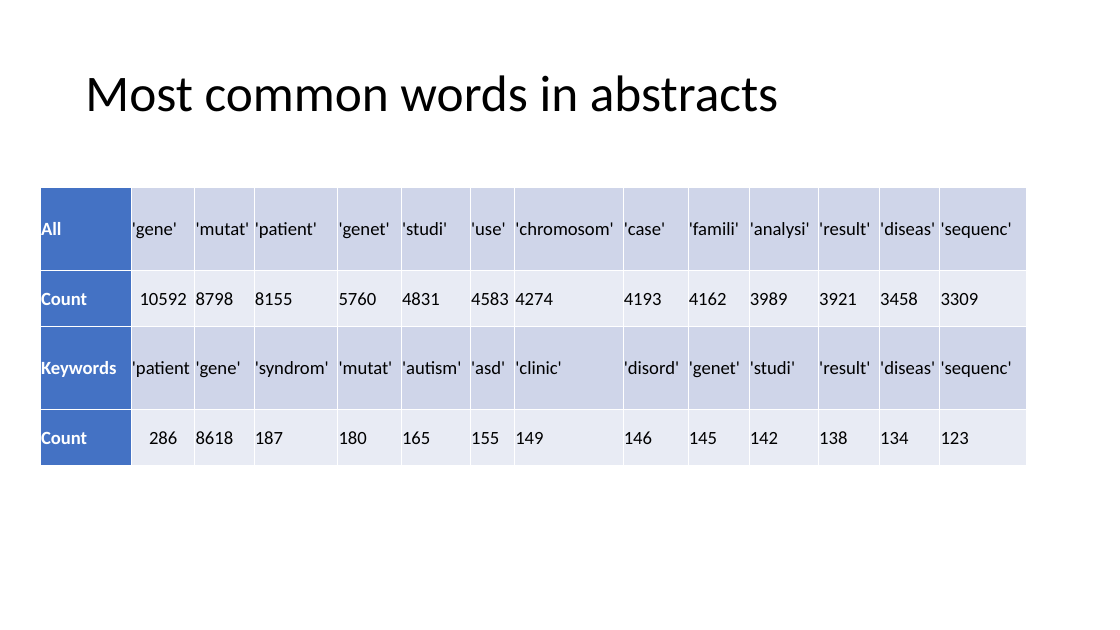
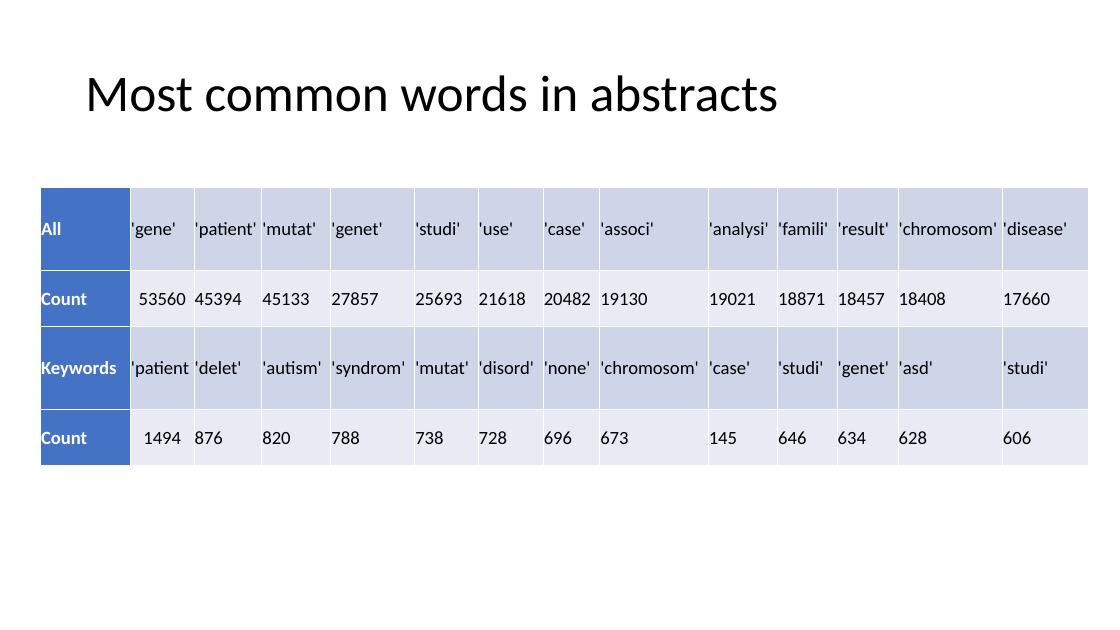
Before and after one commit to UKDataServiceOpen/Person_Identy_First_Language, a slide deck: slide 1 of Slides/Results_slides.pptx. Drawn at 1120x630 pixels with LibreOffice and Linux fonts; fonts in the diff are those of the drawing. Boxes give left, top, right and bottom in pixels: in the first picture for what was removed or moved away, otherwise in the second. Text is boxed around its words. In the diff, an @@ line names an element or a change of style, - is before the commit and + after.

Commit message:
got word counts by year to plot

```diff
--- a/Slides/Results_slides.pptx
+++ b/Slides/Results_slides.pptx
@@ table at [40,187,1089,466] @@
-row 1: All | 'gene' | 'mutat' | 'patient' | 'genet' | 'studi' | 'use' | 'chromosom' | 'case' | 'famili' | 'analysi' | 'result' | 'diseas' | 'sequenc'
+row 1: All | 'gene' | 'patient' | 'mutat' | 'genet' | 'studi' | 'use' | 'case' | 'associ' | 'analysi' | 'famili' | 'result' | 'chromosom' | 'disease'
-row 2: Count | 10592 | 8798 | 8155 | 5760 | 4831 | 4583 | 4274 | 4193 | 4162 | 3989 | 3921 | 3458 | 3309
+row 2: Count | 53560 | 45394 | 45133 | 27857 | 25693 | 21618 | 20482 | 19130 | 19021 | 18871 | 18457 | 18408 | 17660
-row 3: Keywords | 'patient | 'gene' | 'syndrom' | 'mutat' | 'autism' | 'asd' | 'clinic' | 'disord' | 'genet' | 'studi' | 'result' | 'diseas' | 'sequenc'
+row 3: Keywords | 'patient | 'delet' | 'autism' | 'syndrom' | 'mutat' | 'disord' | 'none' | 'chromosom' | 'case' | 'studi' | 'genet' | 'asd' | 'studi'
-row 4: Count | 286 | 8618 | 187 | 180 | 165 | 155 | 149 | 146 | 145 | 142 | 138 | 134 | 123
+row 4: Count | 1494 | 876 | 820 | 788 | 738 | 728 | 696 | 673 | 145 | 646 | 634 | 628 | 606
@@ table: place and size @@
-table at [40,187,1028,466]
+table at [40,187,1089,466]
```
Also in this commit, not shown: 1 other file.
